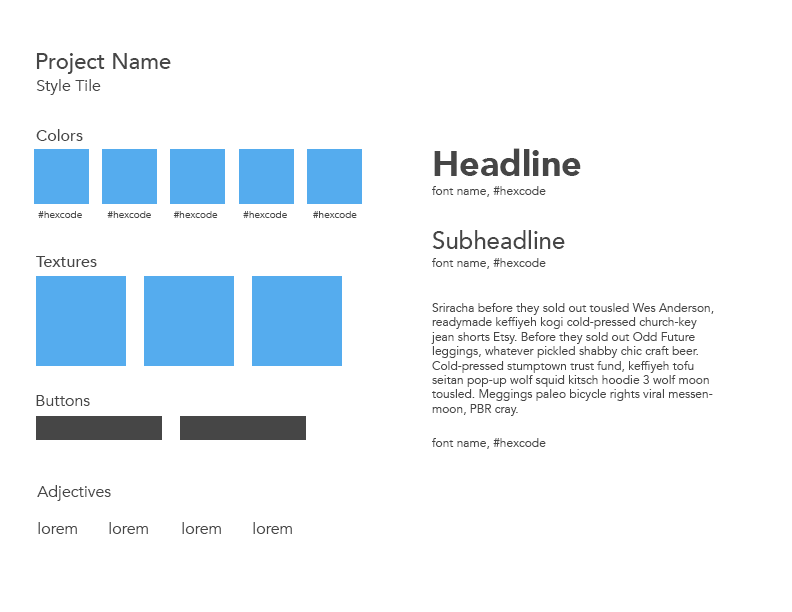
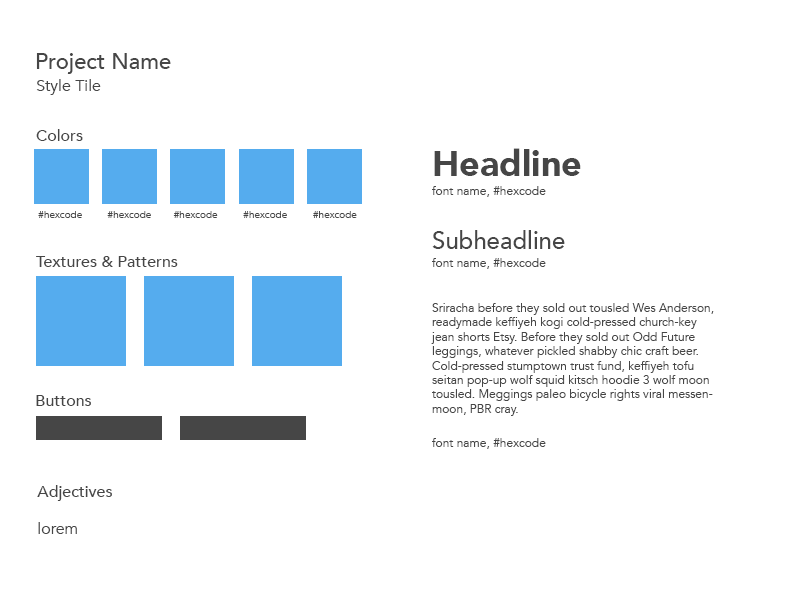
Before/after of a 792×612 layered artwork. What changed in the layer stack:
painted on "Textures" (2nd of 2, in "Textures") over (102, 256, 178, 267)
painted on "Buttons" (2nd of 2, in "Buttons") over (36, 395, 91, 406)
painted on "Adjectives" (2nd of 2, in "Adjectives") over (37, 485, 112, 501)
removed layer "adjective 2" from group "Adjectives" over (109, 522, 148, 534)
removed layer "adjective 3" from group "Adjectives" over (182, 522, 221, 534)
removed layer "adjective 4" from group "Adjectives" over (253, 522, 292, 534)
